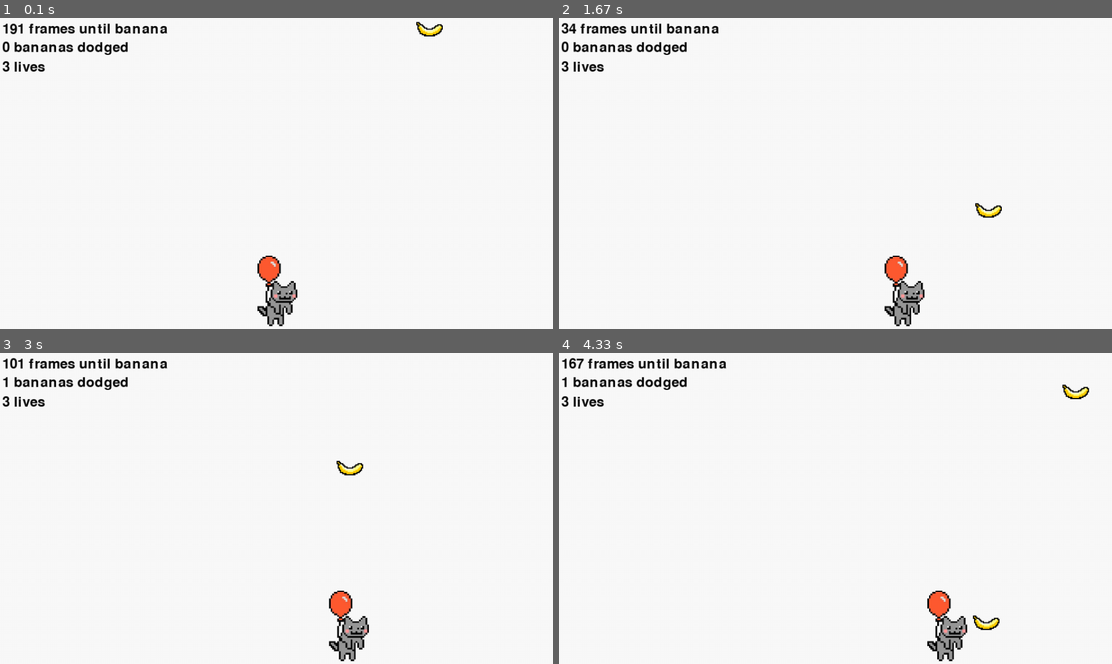
Above: before the commit, frames 1-4 (two rows, left to right).
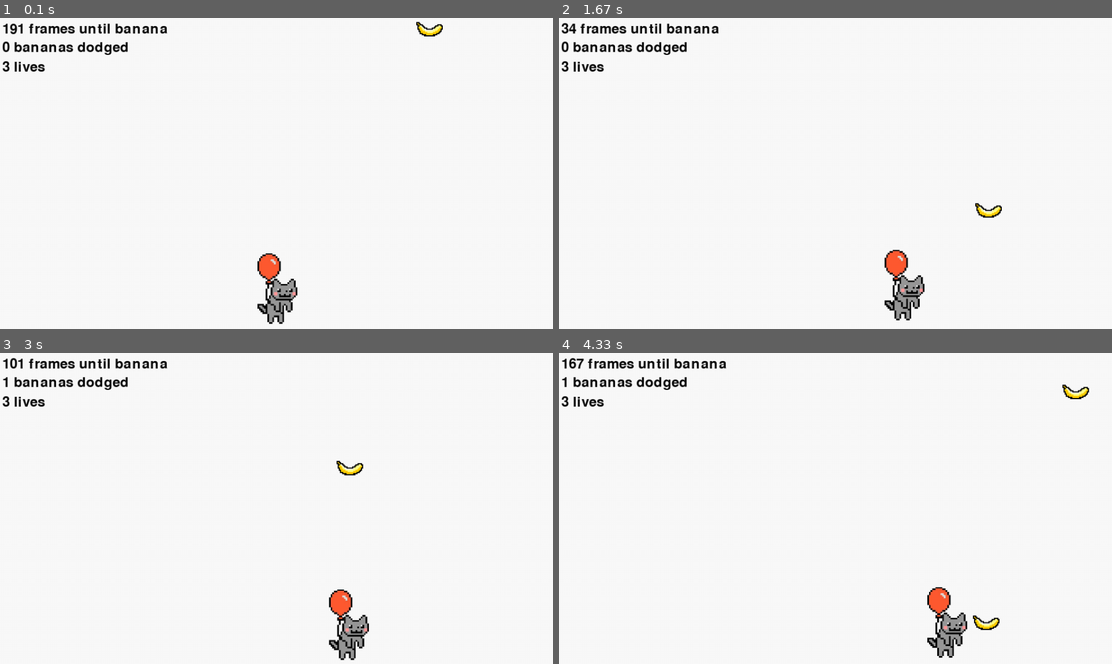
Above: after the commit, the same moments.

Repository: MikeCroall/MyPyGame
Game: pygame game, started from src/main.py
Two runs of this game, one before a commit and one after it. Both use one fixed random seed, a clock stepped at 60 frames per second and the inputs below.
Inputs:
- Up to frame 1 (0.1 s): no input
- Up to frame 2 (1.67 s): hold Right 0.33-0.8 s; hold Right 0.83-1.3 s; hold Left from 1.33 s (still down)
- Up to frame 3 (3 s): release Left at 1.87 s; hold Left 1.9-2.3 s; hold Right 2.33-2.97 s
- Up to frame 4 (4.33 s): hold Left 3-3.47 s; hold Right 3.5-3.97 s; hold Right from 4 s (still down)

The runs differ from the first frame. In frame 1, 0.6% of the frame differs, in the area x 46-54%, y 75-100%; in frame 2, 0.8%, in the area x 58-67%, y 74-100%; in frame 3, 0.4%; in frame 4, 0.7%.

Commit message:
Balloon bobbing

Diff:
--- a/src/main.py
+++ b/src/main.py
@@ -17,6 +17,7 @@
     pygame.display.set_caption('Banana dodge v2')
     spawn_rate, frames_until_spawn = 200, 1
     bananas_dodged, lives = 0, 3
+    bob_rate, frames_until_bob = 10, 10
 
     background = pygame.Surface(screen.get_size())
     background = background.convert()
@@ -94,6 +95,12 @@
         screen.blit(background, (0, 0))
         for b in bananas:
             screen.blit(b.get_img(), b.get_rect())
+
+        # animate bobbing
+        frames_until_bob -= 1
+        if frames_until_bob <= 0:
+            player_1.balloon_bob()
+            frames_until_bob = bob_rate
         screen.blit(player_1.get_img(), player_1.get_rect())
 
         pygame.display.flip()
--- a/src/player.py
+++ b/src/player.py
@@ -6,7 +6,10 @@
         self.img = img
         self.rect = img.get_rect()
         self.speed = speed
+        self.usual_bottom = -1
         self.position_middle_bottom(screen_bounds)
+        self.balloon_bob_height = 0
+        self.balloon_bob_mode = "down"
 
     def get_img(self):
         return self.img
@@ -25,5 +28,19 @@
 
     def position_middle_bottom(self, screen_bounds):
         width, height = screen_bounds
-        self.rect.bottom = height - 5
+        self.rect.bottom = height - 10
+        self.usual_bottom = self.rect.bottom
         self.rect.centerx = int(width / 2)
+
+    def balloon_bob(self):
+        if self.balloon_bob_mode == "down":
+            if self.balloon_bob_height < 5:
+                self.balloon_bob_height += 1
+            else:
+                self.balloon_bob_mode = "up"
+        else:
+            if self.balloon_bob_height > -5:
+                self.balloon_bob_height -= 1
+            else:
+                self.balloon_bob_mode = "down"
+        self.rect.bottom = self.usual_bottom + self.balloon_bob_height
